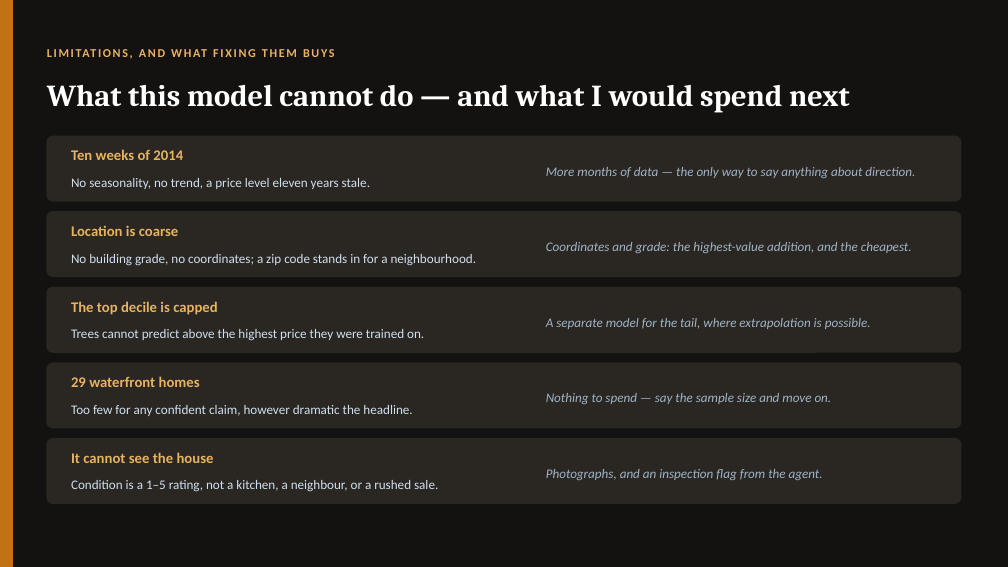
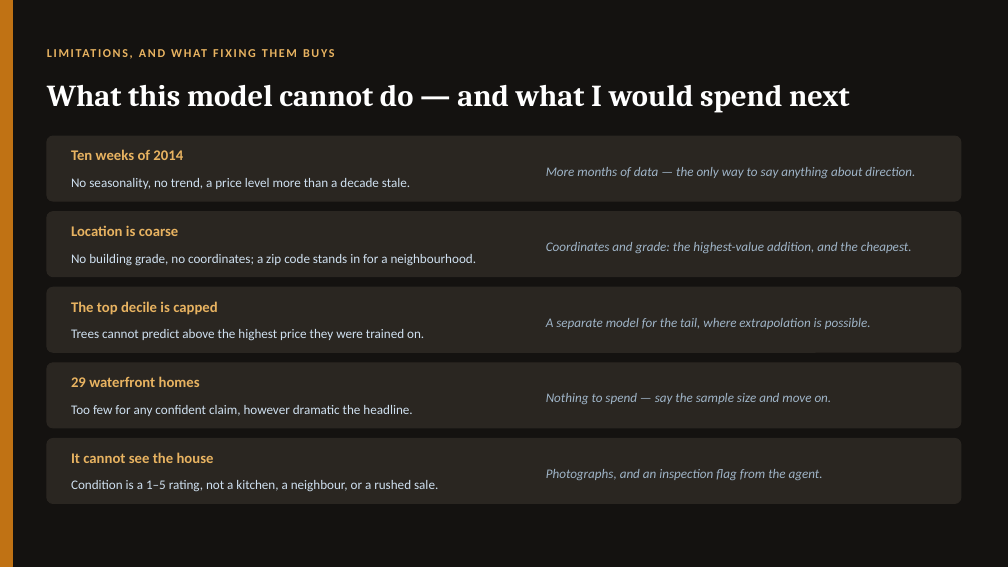
Before and after one commit to EsraaMaamoun/real-estate-machine, a slide deck: slide 19 of reports/Real_Estate_Machine_defense.pptx. Drawn at 1008x567 pixels with LibreOffice and Linux fonts; fonts in the diff are those of the drawing. Boxes give left, top, right and bottom in pixels: in the first picture for what was removed or moved away, otherwise in the second. Text is boxed around its words. In the diff, an @@ line names an element or a change of style, - is before the commit and + after.

```diff
--- a/reports/Real_Estate_Machine_defense.pptx
+++ b/reports/Real_Estate_Machine_defense.pptx
@@ text at [71, 178, 410, 189]: text changed @@
-No seasonality, no trend, a price level eleven years stale.
+No seasonality, no trend, a price level more than a decade stale.
```
Also in this commit, not shown: 7 other slides changed.
